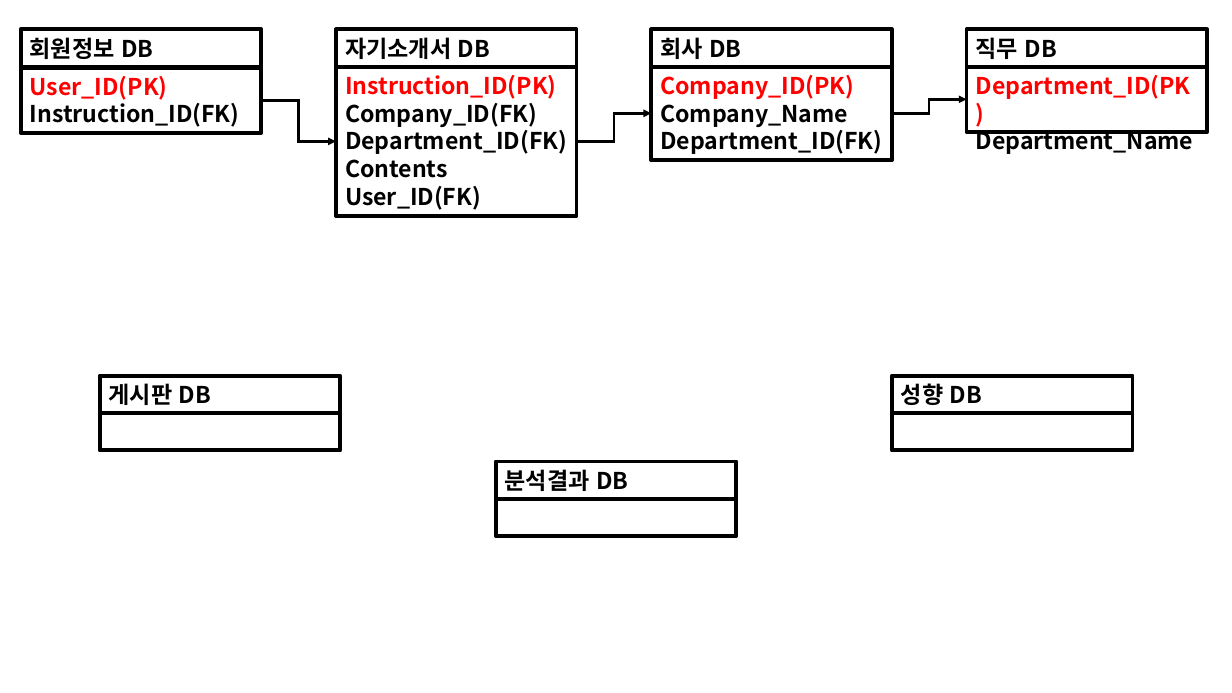
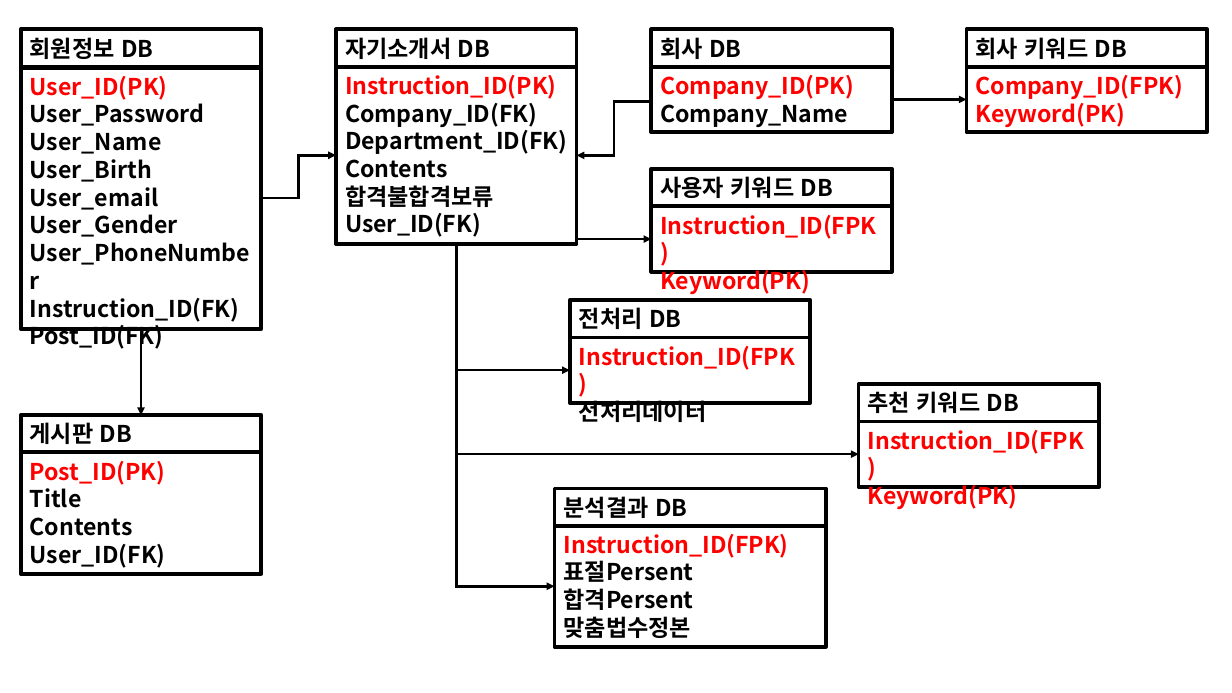
Before and after one commit to JoSihun/Hanium_Project, a slide deck: slide 1 of Hanium_AI_Introduction/Temp/DB_Modeling.pptx. Drawn at 1232x693 pixels with LibreOffice and Linux fonts; fonts in the diff are those of the drawing. Boxes give left, top, right and bottom in pixels: in the first picture for what was removed or moved away, otherwise in the second. Text is boxed around its words. In the diff, an @@ line names an element or a change of style, - is before the commit and + after.

```diff
--- a/Hanium_AI_Introduction/Temp/DB_Modeling.pptx
+++ b/Hanium_AI_Introduction/Temp/DB_Modeling.pptx
@@ text in rectangle at [976,37,1127,59]: text changed @@
-직무 DB
+회사 키워드 DB
@@ rectangle "User_ID(PK)": place and size @@
-rectangle "User_ID(PK)" at [20,67,261,133]
+rectangle "User_ID(PK)" at [20,67,261,329]
@@ rectangle "Instruction_ID(PK)": place and size @@
-rectangle "Instruction_ID(PK)" at [336,67,577,216]
+rectangle "Instruction_ID(PK)" at [336,67,577,244]
@@ rectangle "Company_ID(PK)": place and size @@
-rectangle "Company_ID(PK)" at [652,67,892,160]
+rectangle "Company_ID(PK)" at [652,67,892,132]
@@ text in rectangle at [976,75,1184,127]: text changed @@
-Department_ID(PK)
-Department_Name
+Company_ID(FPK)
+Keyword(PK)
@@ text in rectangle at [30,99,250,265]: paragraphs added @@
+User_Password
+User_Name
+User_Birth
+User_email
+User_Gender
+User_PhoneNumber
@@ elbow arrow moved from (577, 141) - (652, 114) to (652, 102) - (577, 155) @@
@@ elbow arrow moved from (892, 114) - (967, 100) to (892, 100) - (967, 100) @@
@@ elbow arrow added from (577, 142) to (652, 239), #000000 2 pt @@
@@ text in rectangle at [660,126,882,154]: paragraph removed @@
-Department_ID(FK)
@@ elbow arrow moved from (262, 101) - (336, 141) to (262, 199) - (336, 155) @@
@@ rectangle added at [652,169,892,206], outline #000000 3 pt, 18 pt, text #000000, bold @@
+사용자 키워드 DB
@@ text in rectangle at [345,185,494,207]: paragraph added @@
+합격불합격보류
@@ rectangle added at [652,206,892,272], outline #000000 3 pt, 18 pt, text #FF0000, bold @@
+Instruction_ID(FPK)
+Keyword(PK)
@@ elbow arrow added from (457, 244) to (570, 371), #000000 2 pt @@
@@ elbow arrow added from (457, 244) to (859, 455), #000000 2 pt @@
@@ elbow arrow added from (457, 244) to (555, 586), #000000 2 pt @@
@@ text in rectangle at [30,325,164,350]: paragraph added @@
+Post_ID(FK)
@@ arrow added from (141, 329) to (141, 415), #000000 2 pt @@
@@ rectangle added at [570,300,811,337], outline #000000 3 pt, 18 pt, text #000000, bold @@
+전처리 DB
@@ rectangle added at [570,337,811,403], outline #000000 3 pt, 18 pt, text #FF0000, bold @@
+Instruction_ID(FPK)
+전처리데이터
@@ rectangle added at [859,384,1099,421], outline #000000 3 pt, 18 pt, text #000000, bold @@
+추천 키워드 DB
@@ rectangle removed at [892,376,1132,413] @@
-성향 DB
@@ rectangle "게시판 DB": place and size @@
-rectangle "게시판 DB" at [100,376,340,413]
+rectangle "게시판 DB" at [20,415,261,452]
@@ rectangle removed at [892,413,1132,450] @@
@@ rectangle added at [859,421,1099,487], outline #000000 3 pt, 18 pt, text #FF0000, bold @@
+Instruction_ID(FPK)
+Keyword(PK)
@@ rectangle "Post_ID(PK)": place and size @@
-rectangle "Post_ID(PK)" at [100,413,340,450]
+rectangle "Post_ID(PK)" at [20,453,261,574]
@@ text in rectangle at [30,461,166,568]: text added @@
+Post_ID(PK)
+Title
+Contents
+User_ID(FK)
@@ rectangle "분석결과 DB": place and size @@
-rectangle "분석결과 DB" at [495,461,736,498]
+rectangle "분석결과 DB" at [555,489,826,526]
@@ rectangle "Instruction_ID(FPK)": place and size @@
-rectangle "Instruction_ID(FPK)" at [495,499,736,536]
+rectangle "Instruction_ID(FPK)" at [555,526,826,647]
@@ text in rectangle at [564,534,789,638]: text added @@
+Instruction_ID(FPK)
+표절Persent
+합격Persent
+맞춤법수정본
```
Also in this commit, not shown: 1 slide removed, 1 other file.
